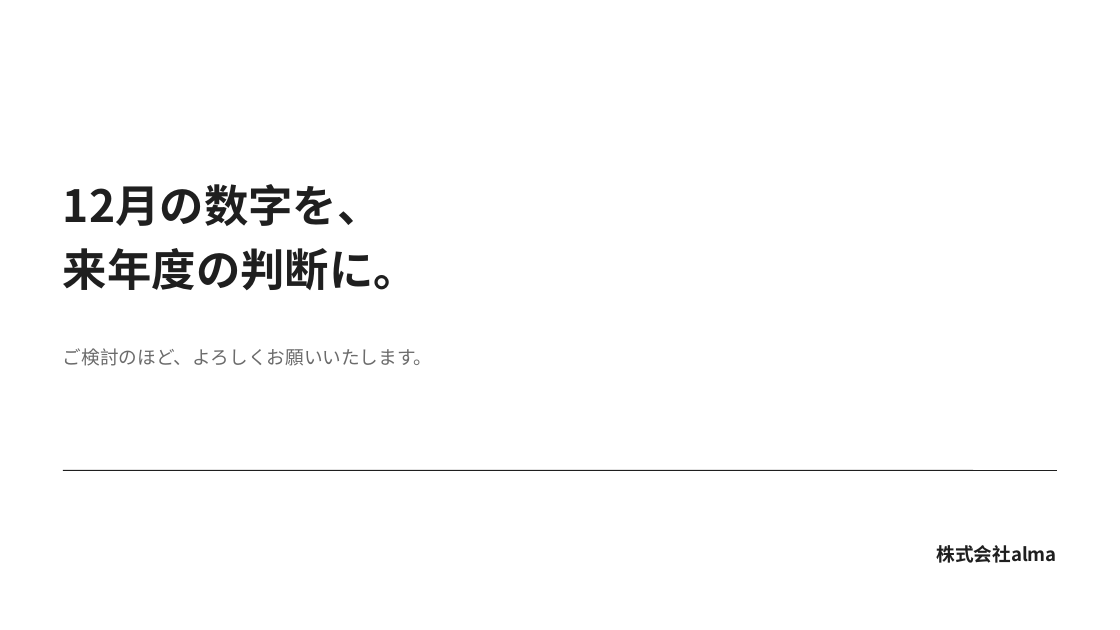
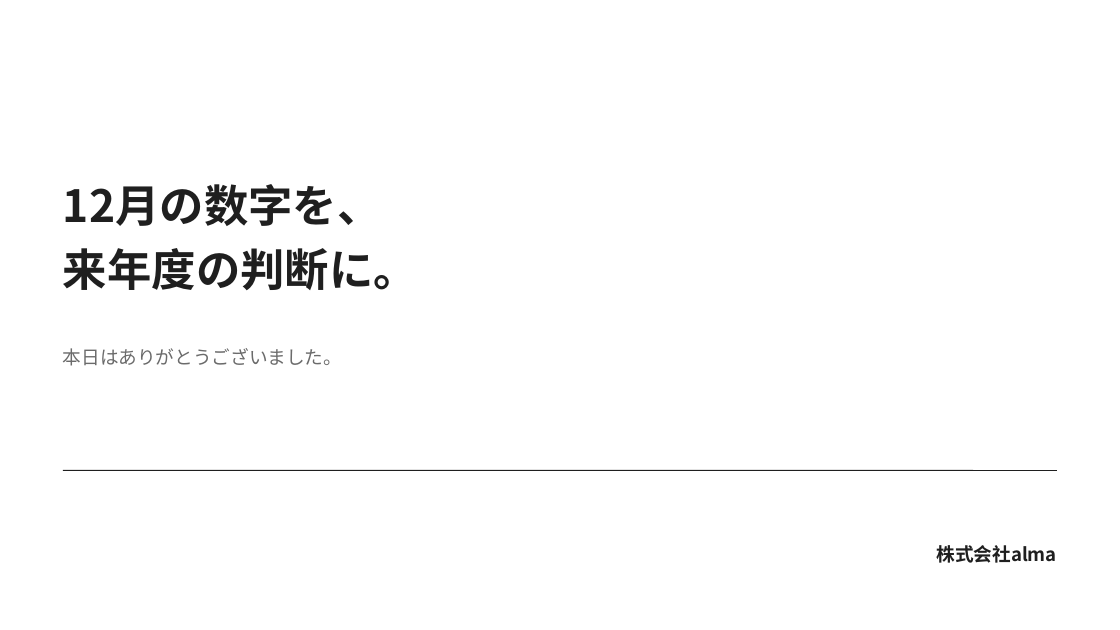
Before and after one commit to araiezes-ai/my-website, a slide deck: slide 11 of proposals/alma_houterasu_proposal_20260930.pptx (slide 15 before the commit). Drawn at 1120x630 pixels with LibreOffice and Linux fonts; fonts in the diff are those of the drawing. Boxes give left, top, right and bottom in pixels: in the first picture for what was removed or moved away, otherwise in the second. Text is boxed around its words. In the diff, an @@ line names an element or a change of style, - is before the commit and + after.

```diff
--- a/proposals/alma_houterasu_proposal_20260930.pptx
+++ b/proposals/alma_houterasu_proposal_20260930.pptx
@@ text at [63,348,342,366]: text changed @@
-ご検討のほど、よろしくお願いいたします。
+本日はありがとうございました。
```
Also in this commit, not shown: 4 other slides changed, 6 slides added, 10 slides removed.
